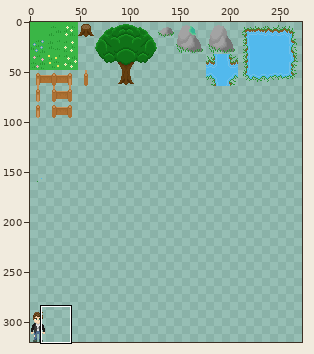
One commit to this sprite sheet: src/ahag/Assets/Artwork/TileMap.png. Above, an overview of the earlier version with the close-up marked.
Close-up. Before:
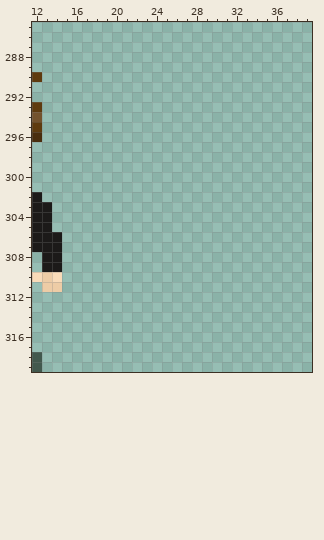
The file is 320x320 pixels. Colours within 5 levels of each other are drawn and written as one. Shown: x 12..39, y 285..319. The wide view leaves out empty margins.
Now the later version:
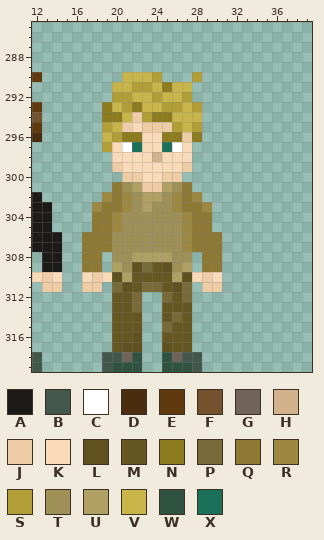
Palette (. is transparent): A #1c1a19  B #42584d  C #ffffff  D #492d0e  E #5e3a0e  F #73522d  G #706357  H #d2b18d  J #edcca6  K #f9dbb9  L #605220  M #665722  N #8d7c1f  P #786a39  Q #8d7934  R #9c8841  S #b19e36  T #9f9058  U #b1a063  V #c9b64b  W #2f5241  X #1b7059
The exact change:
{"y":290,"x":21,"old":"....","new":"VVVS"}
{"y":290,"x":28,"old":".","new":"S"}
{"y":291,"x":20,"old":"........","new":"VVSSVNVV"}
{"y":292,"x":20,"old":"........","new":"SSVVSVVS"}
{"y":293,"x":19,"old":"..........","new":"NVSNVVSSVS"}
{"y":294,"x":19,"old":"..........","new":"NNVJSNNVVV"}
{"y":295,"x":19,"old":"..........","new":"SVJKJJJSVS"}
{"y":296,"x":19,"old":"..........","new":"VSNNKKNNJN"}
{"y":297,"x":19,"old":".........","new":"SKCXKKXCK"}
{"y":298,"x":20,"old":"........","new":"KKKKHKKK"}
{"y":299,"x":20,"old":"........","new":"JKKKKKKJ"}
{"y":300,"x":21,"old":"......","new":"JJKKJJ"}
{"y":301,"x":20,"old":"........","new":"QTUJJUTQ"}
{"y":302,"x":19,"old":"..........","new":"RQRTUUTRQR"}
{"y":303,"x":18,"old":"............","new":"RQQRTUTTRQQR"}
{"y":304,"x":18,"old":"............","new":"QQRTTTTTTRQQ"}
{"y":305,"x":18,"old":"............","new":"QQRTTTTTTRQQ"}
{"y":306,"x":17,"old":"..............","new":"QQQTTTTTTTRQQQ"}
{"y":307,"x":17,"old":"..............","new":"QQQTTTTTTTRQQQ"}
{"y":308,"x":17,"old":"..","new":"QQ"}
{"y":308,"x":20,"old":"........","new":"TTUUUUTT"}
{"y":308,"x":29,"old":"..","new":"QQ"}
{"y":309,"x":17,"old":"..","new":"QQ"}
{"y":309,"x":20,"old":"........","new":"UTLPMLTU"}
{"y":309,"x":29,"old":"..","new":"QQ"}
{"y":310,"x":17,"old":"..............","new":"KJKLUMMMMULKJK"}
{"y":311,"x":17,"old":"..","new":"JJ"}
{"y":311,"x":20,"old":"........","new":"PLMPPMLP"}
{"y":311,"x":29,"old":"..","new":"JJ"}
{"y":312,"x":20,"old":"...","new":"MMP"}
{"y":312,"x":25,"old":"...","new":"PMP"}
{"y":313,"x":20,"old":"...","new":"MMP"}
{"y":313,"x":25,"old":"...","new":"MMM"}
{"y":314,"x":20,"old":"...","new":"MMM"}
{"y":314,"x":25,"old":"...","new":"MPM"}
{"y":315,"x":20,"old":"...","new":"MMM"}
{"y":315,"x":25,"old":"...","new":"PMM"}
{"y":316,"x":20,"old":"...","new":"MML"}
{"y":316,"x":25,"old":"...","new":"MMM"}
{"y":317,"x":20,"old":"...","new":"MLL"}
{"y":317,"x":25,"old":"...","new":"LMM"}
{"y":318,"x":19,"old":"....","new":"BBGW"}
{"y":318,"x":25,"old":"....","new":"WGBB"}
{"y":319,"x":19,"old":"....","new":"BWWW"}
{"y":319,"x":25,"old":"....","new":"WWWB"}
